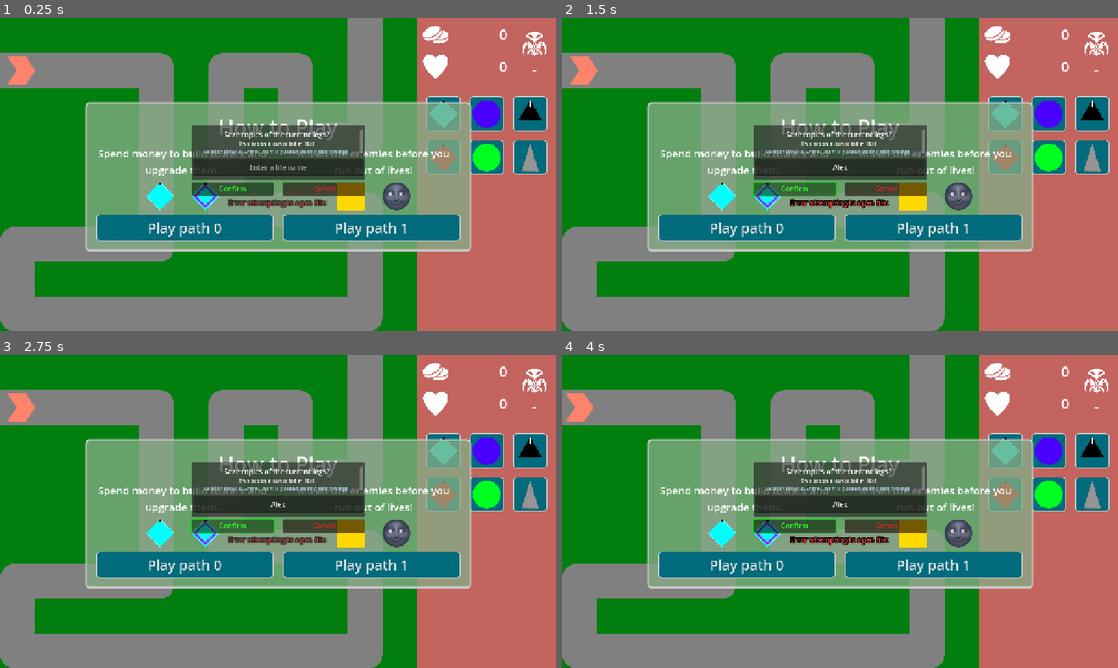
Above: before the commit, frames 1-4 (two rows, left to right).
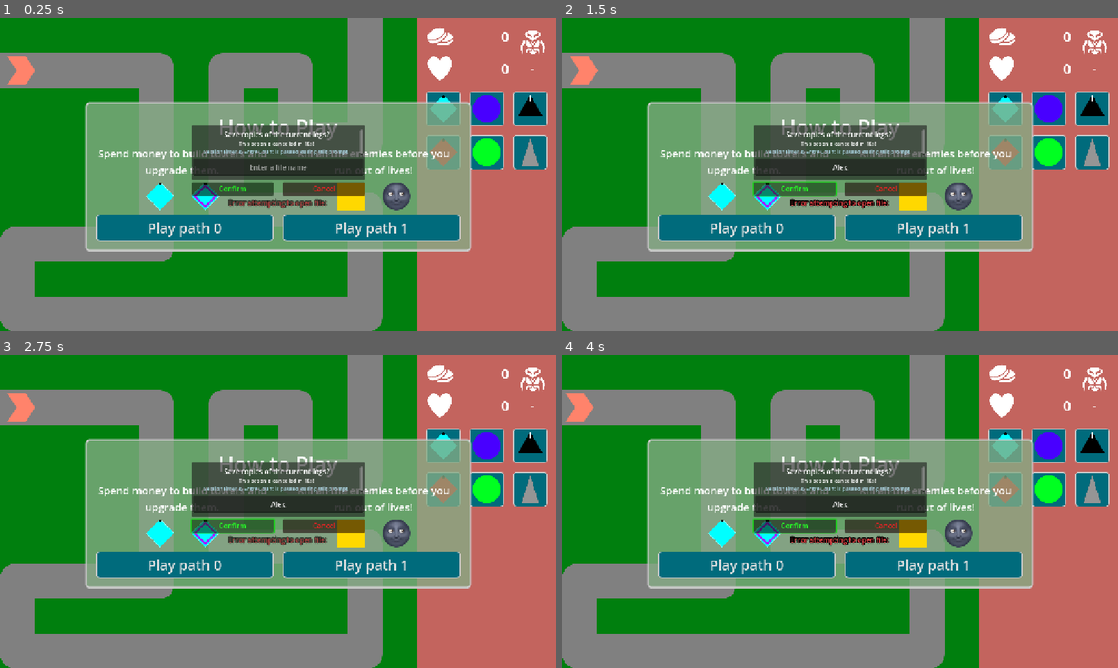
Above: after the commit, the same moments.

Repository: phrasmotica/godot-tower-defence
Game: Godot game, scene res://scenes/game.tscn
Two runs of this game, one before a commit and one after it. Both use one fixed random seed, a clock stepped at 60 frames per second and the inputs below.
Inputs (mouse positions are in pixels of both pictures, inside the frame that each line leads up to):
- Up to frame 1 (0.25 s): no input
- Up to frame 2 (1.5 s): click (840, 168) at 0.52 s; type "Alex" at 0.6 s; click "Confirm" at 1.25 s
- Up to frame 3 (2.75 s): click "Confirm" at 2 s
- Up to frame 4 (4 s): click "Play path 0" at 2.75 s; click "Play path 0" at 3.5 s

The runs differ from the first frame. In frame 1, 2.6% of the frame differs, in the area x 76-99%, y 2-50%; in frame 2, 2.6%; in frame 3, 2.6%; in frame 4, 2.6%.
Error in both runs: Trying to assign value of type 'Nil' to a variable of type 'Array'. (res://addons/GoLogger/Log.gd:296)

Commit message:
Improve structure of GameUI scene, and its child UI panels

Diff:
--- a/scenes/ui/create_tower_ui.tscn
+++ b/scenes/ui/create_tower_ui.tscn
@@ -1,6 +1,5 @@
-[gd_scene load_steps=14 format=3 uid="uid://dmydv5g0nq3jg"]
+[gd_scene load_steps=13 format=3 uid="uid://dmydv5g0nq3jg"]
 
-[ext_resource type="Theme" uid="uid://bqnr1830yqwqe" path="res://assets/themes/td_theme.tres" id="2_g6khh"]
 [ext_resource type="PackedScene" uid="uid://b33exbjvcsol6" path="res://scenes/ui/create_tower_button/create_tower_button.tscn" id="3_yi25p"]
 [ext_resource type="PackedScene" uid="uid://bm6ytyxvbceh0" path="res://scenes/towers/gun_tower.tscn" id="4_2mqtm"]
 [ext_resource type="Texture2D" uid="uid://bauh87fo4ohfx" path="res://assets/sprites/slowTower.png" id="5_tbci1"]
@@ -14,55 +13,47 @@
 [ext_resource type="Texture2D" uid="uid://oe021etnj55y" path="res://assets/sprites/machine_gun.png" id="13_t1p3x"]
 [ext_resource type="PackedScene" uid="uid://dhsqr00mauv38" path="res://scenes/towers/machine_gun_tower.tscn" id="14_eddet"]
 
-[node name="CreateTowerUI" type="PanelContainer"]
+[node name="CreateTowerUI" type="MarginContainer"]
 offset_right = 320.0
-offset_bottom = 560.0
-theme = ExtResource("2_g6khh")
-theme_type_variation = &"FlatPanelContainer"
+offset_bottom = 180.0
+theme_override_constants/margin_left = 20
 
-[node name="MarginContainer" type="MarginContainer" parent="."]
-layout_mode = 2
-theme_override_constants/margin_left = 20
-theme_override_constants/margin_top = 20
-theme_override_constants/margin_right = 20
-theme_override_constants/margin_bottom = 20
-
-[node name="GridContainer" type="GridContainer" parent="MarginContainer"]
+[node name="GridContainer" type="GridContainer" parent="."]
 custom_minimum_size = Vector2(280, 2.08165e-12)
 layout_mode = 2
 theme_override_constants/h_separation = 20
 theme_override_constants/v_separation = 20
 columns = 3
 
-[node name="GunTowerButton" parent="MarginContainer/GridContainer" instance=ExtResource("3_yi25p")]
+[node name="GunTowerButton" parent="GridContainer" instance=ExtResource("3_yi25p")]
 layout_mode = 2
 tower = ExtResource("4_2mqtm")
 
-[node name="SlowTowerButton" parent="MarginContainer/GridContainer" instance=ExtResource("3_yi25p")]
+[node name="SlowTowerButton" parent="GridContainer" instance=ExtResource("3_yi25p")]
 layout_mode = 2
 icon = ExtResource("5_tbci1")
 tower = ExtResource("6_f7sbe")
 action_name = &"tower_2"
 
-[node name="CannonTowerButton" parent="MarginContainer/GridContainer" instance=ExtResource("3_yi25p")]
+[node name="CannonTowerButton" parent="GridContainer" instance=ExtResource("3_yi25p")]
 layout_mode = 2
 icon = ExtResource("7_axexm")
 tower = ExtResource("8_rw5cr")
 action_name = &"tower_3"
 
-[node name="SniperTowerButton" parent="MarginContainer/GridContainer" instance=ExtResource("3_yi25p")]
+[node name="SniperTowerButton" parent="GridContainer" instance=ExtResource("3_yi25p")]
 layout_mode = 2
 icon = ExtResource("9_wfpgm")
 tower = ExtResource("10_cu7lm")
 action_name = &"tower_4"
 
-[node name="PoisonTowerButton" parent="MarginContainer/GridContainer" instance=ExtResource("3_yi25p")]
+[node name="PoisonTowerButton" parent="GridContainer" instance=ExtResource("3_yi25p")]
 layout_mode = 2
 icon = ExtResource("11_c7jkd")
 tower = ExtResource("12_2e8k1")
 action_name = &"tower_5"
 
-[node name="MachineGunTowerButton" parent="MarginContainer/GridContainer" instance=ExtResource("3_yi25p")]
+[node name="MachineGunTowerButton" parent="GridContainer" instance=ExtResource("3_yi25p")]
 layout_mode = 2
 icon = ExtResource("13_t1p3x")
 tower = ExtResource("14_eddet")
--- a/scenes/ui/game_ui/game_ui.gd
+++ b/scenes/ui/game_ui/game_ui.gd
@@ -1,4 +1,4 @@
-class_name GameUI extends Control
+class_name GameUI extends PanelContainer
 
 enum State { ENABLED, DISABLED, CREATING_TOWER, PLACING_TOWER }
 
--- a/scenes/ui/game_ui/game_ui.tscn
+++ b/scenes/ui/game_ui/game_ui.tscn
@@ -1,6 +1,7 @@
-[gd_scene load_steps=10 format=3 uid="uid://drho24vtc7gs3"]
+[gd_scene load_steps=11 format=3 uid="uid://drho24vtc7gs3"]
 
-[ext_resource type="Script" uid="uid://8pgxstn4vsio" path="res://scenes/ui/game_ui/game_ui.gd" id="1_7yk5n"]
+[ext_resource type="Theme" uid="uid://bqnr1830yqwqe" path="res://assets/themes/td_theme.tres" id="1_8cfus"]
+[ext_resource type="Script" uid="uid://8pgxstn4vsio" path="res://scenes/ui/game_ui/game_ui.gd" id="2_2lwfb"]
 [ext_resource type="Script" uid="uid://b6ik7b5f4fgkn" path="res://scenes/ui/game_ui/game_ui_appearance.gd" id="2_8cfus"]
 [ext_resource type="PackedScene" uid="uid://6y0ndmyl14yj" path="res://scenes/ui/score_ui.tscn" id="2_la3np"]
 [ext_resource type="PackedScene" uid="uid://dmydv5g0nq3jg" path="res://scenes/ui/create_tower_ui.tscn" id="4_3pagb"]
@@ -11,14 +12,14 @@
 tracks/0/type = "value"
 tracks/0/imported = false
 tracks/0/enabled = true
-tracks/0/path = NodePath("TowerUI:position")
+tracks/0/path = NodePath("CreateTowerUI:custom_minimum_size")
 tracks/0/interp = 1
 tracks/0/loop_wrap = true
 tracks/0/keys = {
 "times": PackedFloat32Array(0),
 "transitions": PackedFloat32Array(1),
 "update": 0,
-"values": [Vector2(2.08165e-12, 720)]
+"values": [Vector2(0, 532)]
 }
 
 [sub_resource type="Animation" id="Animation_4emn7"]
@@ -27,14 +28,14 @@
 tracks/0/type = "value"
 tracks/0/imported = false
 tracks/0/enabled = true
-tracks/0/path = NodePath("TowerUI:position")
+tracks/0/path = NodePath("CreateTowerUI:custom_minimum_size")
 tracks/0/interp = 1
 tracks/0/loop_wrap = true
 tracks/0/keys = {
 "times": PackedFloat32Array(0, 0.1),
 "transitions": PackedFloat32Array(1, 1),
 "update": 0,
-"values": [Vector2(0, 420), Vector2(2.08165e-12, 720)]
+"values": [Vector2(0, 263), Vector2(0, 532)]
 }
 
 [sub_resource type="Animation" id="Animation_fmc87"]
@@ -43,14 +44,14 @@
 tracks/0/type = "value"
 tracks/0/imported = false
 tracks/0/enabled = true
-tracks/0/path = NodePath("TowerUI:position")
+tracks/0/path = NodePath("CreateTowerUI:custom_minimum_size")
 tracks/0/interp = 1
 tracks/0/loop_wrap = true
 tracks/0/keys = {
 "times": PackedFloat32Array(0, 0.1),
 "transitions": PackedFloat32Array(1, 1),
 "update": 0,
-"values": [Vector2(2.08165e-12, 720), Vector2(0, 420)]
+"values": [Vector2(0, 532), Vector2(0, 263)]
 }
 
 [sub_resource type="AnimationLibrary" id="AnimationLibrary_fjgy4"]
@@ -60,34 +61,46 @@
 &"show_tower_ui": SubResource("Animation_fmc87")
 }
 
-[node name="GameUI" type="Control"]
-layout_mode = 3
-anchors_preset = 0
+[node name="GameUI" type="PanelContainer"]
 offset_right = 320.0
-offset_bottom = 720.0
-script = ExtResource("1_7yk5n")
+offset_bottom = 637.0
+theme = ExtResource("1_8cfus")
+theme_type_variation = &"FlatPanelContainer"
+script = ExtResource("2_2lwfb")
 
 [node name="Appearance" type="Node" parent="." node_paths=PackedStringArray("animation_player")]
 unique_name_in_owner = true
 script = ExtResource("2_8cfus")
 animation_player = NodePath("../AnimationPlayer")
 
-[node name="ScoreUI" parent="." instance=ExtResource("2_la3np")]
-layout_mode = 0
-
-[node name="CreateTowerUI" parent="." instance=ExtResource("4_3pagb")]
-layout_mode = 0
-offset_top = 160.0
-offset_bottom = 720.0
-
-[node name="TowerUI" parent="." instance=ExtResource("14_yox6r")]
-layout_mode = 1
-anchors_preset = 2
-anchor_top = 1.0
-anchor_bottom = 1.0
-grow_vertical = 0
-
 [node name="AnimationPlayer" type="AnimationPlayer" parent="."]
+root_node = NodePath("../VBoxContainer")
 libraries = {
 &"": SubResource("AnimationLibrary_fjgy4")
 }
+
+[node name="VBoxContainer" type="VBoxContainer" parent="."]
+layout_mode = 2
+theme_override_constants/separation = 0
+
+[node name="Spacer" type="Control" parent="VBoxContainer"]
+custom_minimum_size = Vector2(0, 10)
+layout_mode = 2
+
+[node name="ScoreUI" parent="VBoxContainer" instance=ExtResource("2_la3np")]
+layout_mode = 2
+
+[node name="Spacer2" type="Control" parent="VBoxContainer"]
+custom_minimum_size = Vector2(0, 20)
+layout_mode = 2
+
+[node name="CreateTowerUI" parent="VBoxContainer" instance=ExtResource("4_3pagb")]
+custom_minimum_size = Vector2(0, 532)
+layout_mode = 2
+
+[node name="Spacer3" type="Control" parent="VBoxContainer"]
+custom_minimum_size = Vector2(0, 20)
+layout_mode = 2
+
+[node name="TowerUI" parent="VBoxContainer" instance=ExtResource("14_yox6r")]
+layout_mode = 2
--- a/scenes/ui/score_ui.gd
+++ b/scenes/ui/score_ui.gd
@@ -1,5 +1,5 @@
 @tool
-class_name ScoreUI extends Control
+class_name ScoreUI extends MarginContainer
 
 @export
 var money_label: AmountLabel
--- a/scenes/ui/score_ui.tscn
+++ b/scenes/ui/score_ui.tscn
@@ -7,44 +7,35 @@
 [ext_resource type="Texture2D" uid="uid://dun8itp66olx0" path="res://assets/sprites/hearts.png" id="5_xllah"]
 [ext_resource type="Texture2D" uid="uid://qxe5204xcxf3" path="res://assets/sprites/alien-bug.png" id="6_stxc5"]
 
-[node name="ScoreUI" type="PanelContainer" node_paths=PackedStringArray("money_label", "lives_label", "wave_label")]
+[node name="ScoreUI" type="MarginContainer"]
 offset_right = 320.0
-offset_bottom = 160.0
+offset_bottom = 138.0
 theme = ExtResource("2_27d4k")
-theme_type_variation = &"FlatPanelContainer"
+theme_override_constants/margin_left = 20
+theme_override_constants/margin_right = 20
 script = ExtResource("1_tukbq")
-money_label = NodePath("MarginContainer/HBoxContainer/VBoxContainer/MoneyLabel")
-lives_label = NodePath("MarginContainer/HBoxContainer/VBoxContainer/LivesLabel")
-wave_label = NodePath("MarginContainer/HBoxContainer/WaveLabel")
 
-[node name="MarginContainer" type="MarginContainer" parent="."]
+[node name="HBoxContainer" type="HBoxContainer" parent="."]
 layout_mode = 2
-theme = ExtResource("2_27d4k")
-theme_override_constants/margin_left = 10
-theme_override_constants/margin_top = 5
-theme_override_constants/margin_right = 10
+theme_override_constants/separation = 20
 
-[node name="HBoxContainer" type="HBoxContainer" parent="MarginContainer"]
-layout_mode = 2
-theme_override_constants/separation = 22
-
-[node name="VBoxContainer" type="VBoxContainer" parent="MarginContainer/HBoxContainer"]
-custom_minimum_size = Vector2(198, 0)
+[node name="VBoxContainer" type="VBoxContainer" parent="HBoxContainer"]
+custom_minimum_size = Vector2(192, 0)
 layout_mode = 2
 theme_override_constants/separation = 10
 
-[node name="MoneyLabel" parent="MarginContainer/HBoxContainer/VBoxContainer" instance=ExtResource("3_3bjug")]
+[node name="MoneyLabel" parent="HBoxContainer/VBoxContainer" instance=ExtResource("3_3bjug")]
 custom_minimum_size = Vector2(0, 0)
 layout_mode = 2
 icon = ExtResource("4_mrvhk")
 
-[node name="LivesLabel" parent="MarginContainer/HBoxContainer/VBoxContainer" instance=ExtResource("3_3bjug")]
+[node name="LivesLabel" parent="HBoxContainer/VBoxContainer" instance=ExtResource("3_3bjug")]
 custom_minimum_size = Vector2(0, 0)
 layout_mode = 2
 icon = ExtResource("5_xllah")
 text = "Lives"
 
-[node name="WaveLabel" parent="MarginContainer/HBoxContainer" instance=ExtResource("3_3bjug")]
+[node name="WaveLabel" parent="HBoxContainer" instance=ExtResource("3_3bjug")]
 custom_minimum_size = Vector2(0, 0)
 layout_mode = 2
 size_flags_horizontal = 3
